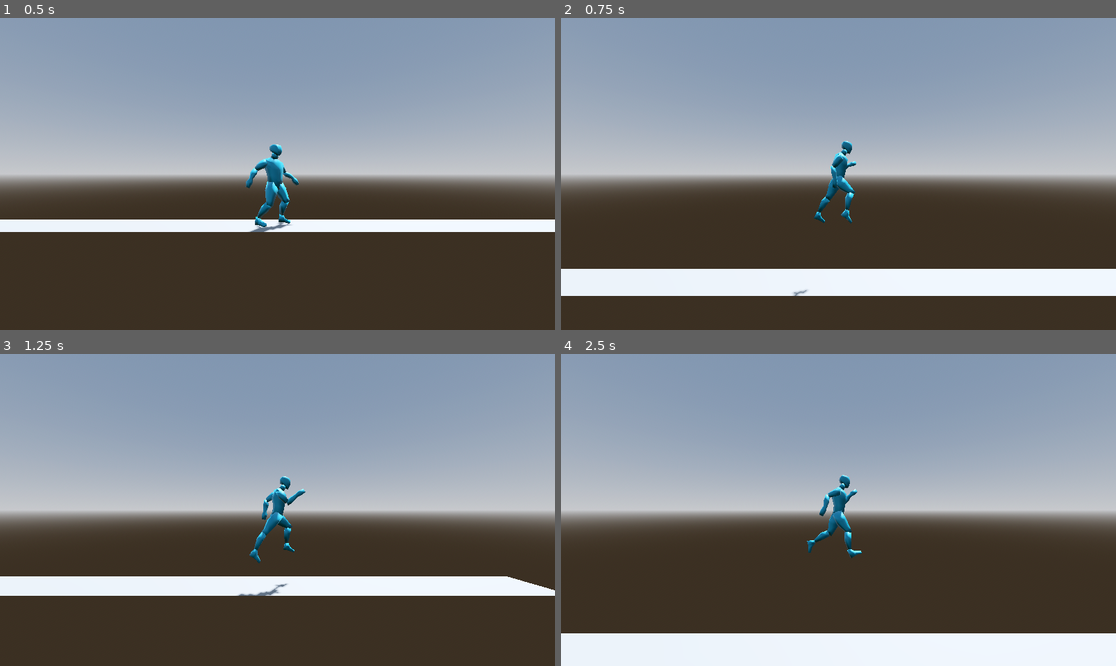
Above: before the commit, frames 1-4 (two rows, left to right).
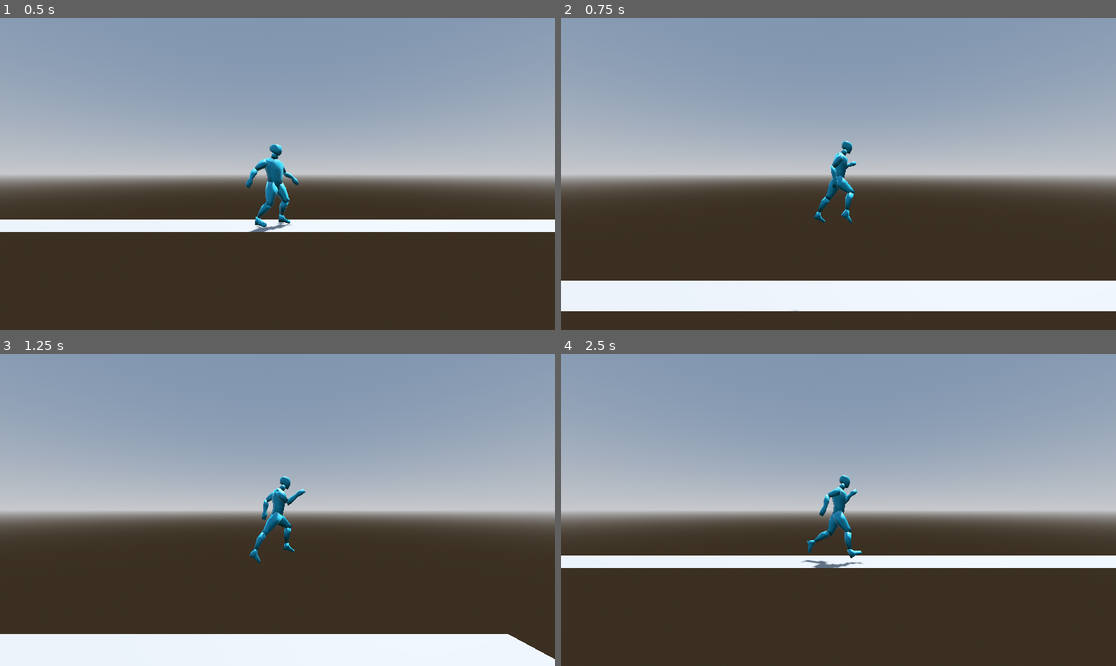
Above: after the commit, the same moments.

Repository: MeiirimZh/burning_forest_prototype
Game: Godot game, scene res://levels/world.tscn
The game is run twice, just before and just after one commit, with the same random seed, the same clock (stepped at 60 frames per second) and the same inputs. The project has no main scene, so this scene is started directly.
Inputs:
- Up to frame 1 (0.5 s): no input
- Up to frame 2 (0.75 s): hold D (right) from 0.53 s (still down); tap J (jump) at 0.6 s
- Up to frame 3 (1.25 s): keep holding D (right); tap J (jump) at 0.77, 1.07 s
- Up to frame 4 (2.5 s): release D (right) at 1.28 s; hold A (left) 1.28-2.03 s; tap J (jump) at 1.35, 1.52, 1.82, 2.1 s; hold D (right) from 2.03 s (still down)

Frame 1 is identical in both runs. In frame 2, 8.7% of the frame differs, in the area x 0-100%, y 50-94%; in frame 3, 16%, in the area x 0-100%, y 41-100%; in frame 4, 14%.

Commit message:
Added a front jump animation

Diff:
--- a/scripts/spirit.gd
+++ b/scripts/spirit.gd
@@ -6,7 +6,7 @@
 
 # Physics variables
 @export var speed := 7.0
-@export var jump_force := 10.0
+@export var jump_force := 12.0
 @export var gravity := 30.0
 
 # Variables
@@ -28,6 +28,8 @@
 		rotate_and_play(-92.5, "run")
 	elif state == "l_run":
 		rotate_and_play(92.5, "run")
+	elif state == "front_jump":
+		animation_player.play("jump_front")
 
 	if Input.is_action_pressed("left"):
 		direction = -1
@@ -48,5 +50,7 @@
 
 	if Input.is_action_just_pressed("jump") and is_on_floor():
 		velocity.y = jump_force
+		if velocity.x == 0:
+			state = "front_jump"
 
 	move_and_slide()
